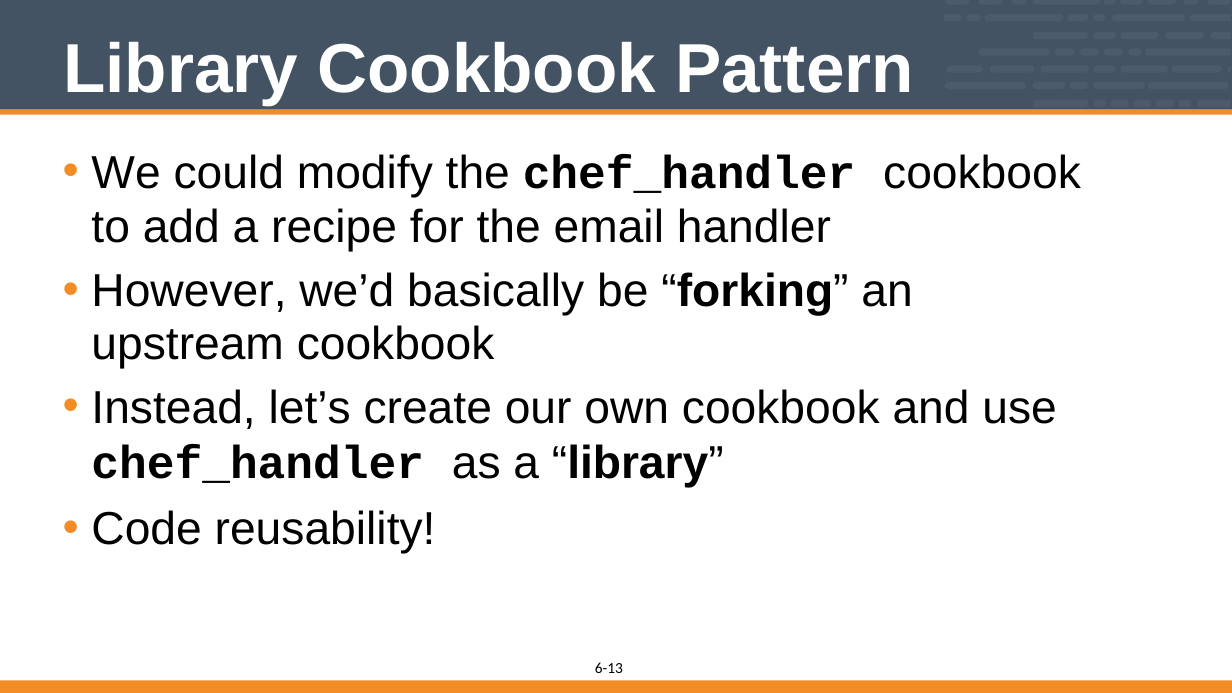
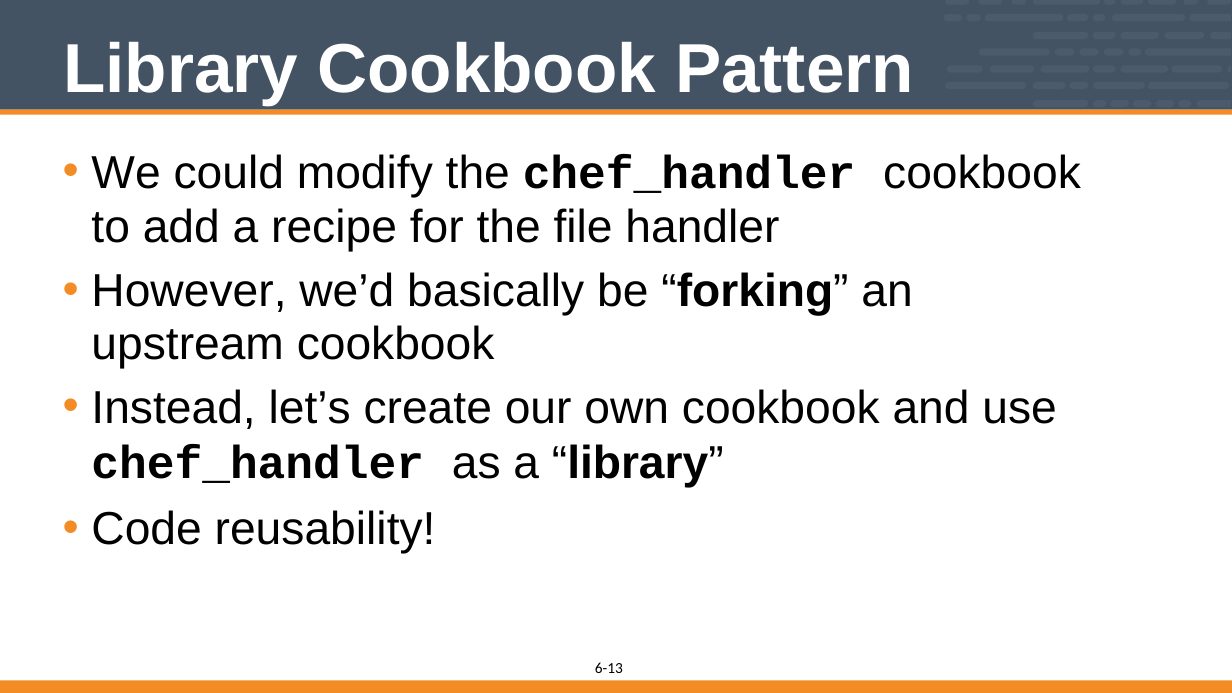
Before and after one commit to vinyar/chef-intermediate, a slide deck: slide 13 of 06-implementing_chef_handlers-file_handler.pptx. Drawn at 1232x693 pixels with LibreOffice and Linux fonts; fonts in the diff are those of the drawing. Boxes give left, top, right and bottom in pixels: in the first picture for what was removed or moved away, otherwise in the second. Text is boxed around its words. In the diff, an @@ line names an element or a change of style, - is before the commit and + after.

Commit message:
Fix the file_handler section removing all mention of email
* removed a title that was incorrectly specifying that we were adding an email_handler to the run_list. It is a file_handler.

* Fixed a mention of adding a recipe for the email handler

```diff
--- a/06-implementing_chef_handlers-file_handler.pptx
+++ b/06-implementing_chef_handlers-file_handler.pptx
@@ text at (91,154,1081,252): text changed @@
-• We could modify the chef_handler cookbook to add a recipe for the email handler
+• We could modify the chef_handler cookbook to add a recipe for the file handler
```
Also in this commit, not shown: 1 other slide changed.
